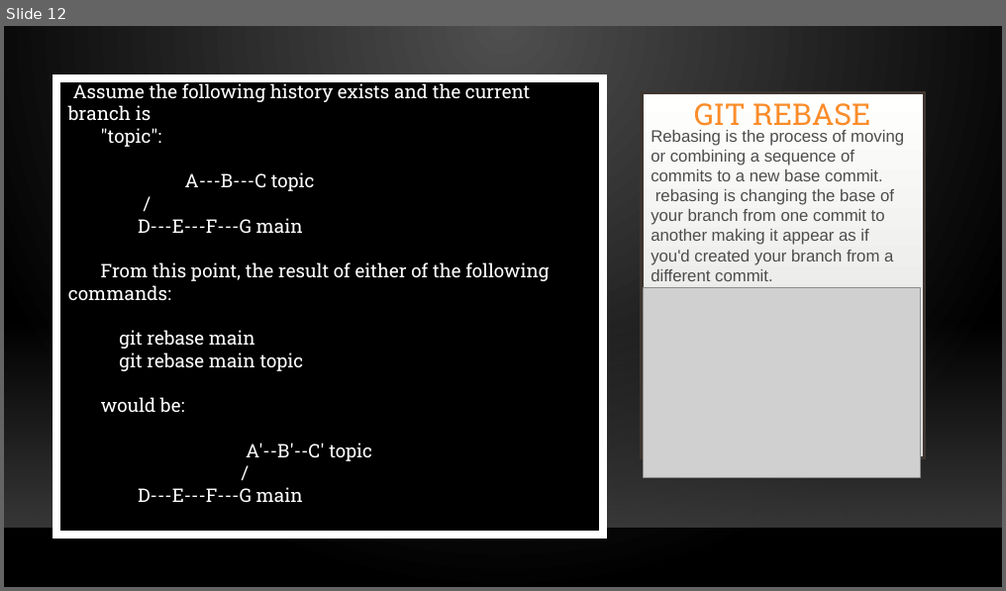
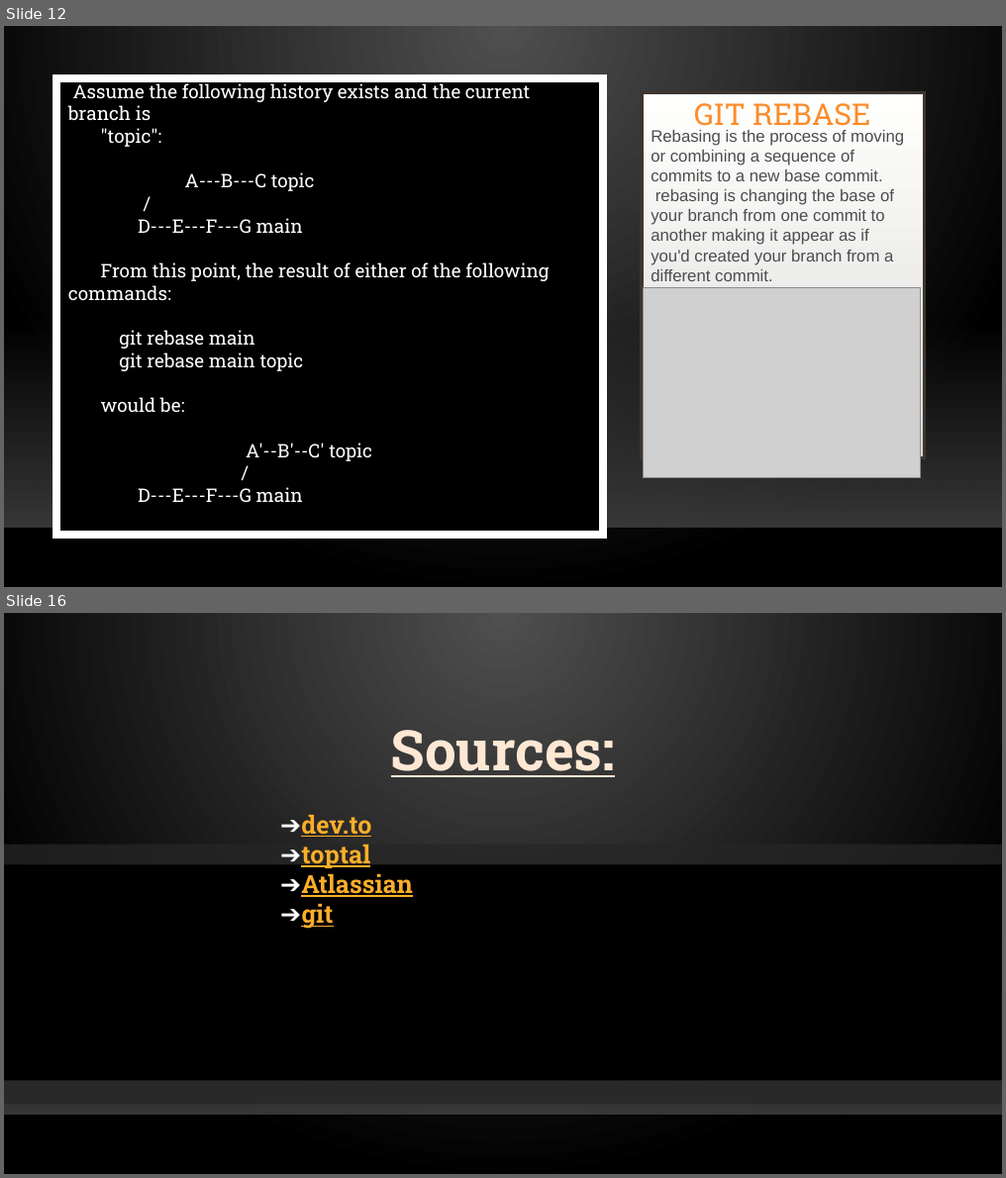
Before and after one commit to gwydion67/KOSS-presentation, a slide deck: New Git Concepts.pptx. Shown one above the other, each under a label of ours: slide 12 before the commit, slides 12 and 16 after it; the slides between them are not shown. The pictures are 1006x591 and 1006x1178 pixels, drawn with LibreOffice and Linux fonts; fonts in the diff are those of the drawing; grey boxes stand for pictures; background and template pictures are left out. Boxes give left, top, right and bottom in pixels: in the first picture for what was removed or moved away, otherwise in the second. Text is boxed around its words. In the diff, an @@ line names an element or a change of style, - is before the commit and + after.

```diff
--- a/New Git Concepts.pptx
+++ b/New Git Concepts.pptx
@@ slide 16 added at box(4, 613, 1002, 1174), background gradient #505050 to #000000; not listed: 2 template elements that a slide beside it also shows @@
@@ text added at box(391, 730, 616, 777), 54 pt, text pattern #FB8C29 on #FEE8D4, bold, underline @@
+Sources:
@@ text added at box(280, 815, 413, 929), 24 pt, text #FBAE29, bold, underline @@
+➔dev.to
+➔toptal
+➔Atlassian
+➔git
@@ rectangle added at box(4, 845, 1002, 1105), fill #262626 at 75% opacity @@
@@ rectangle added at box(4, 864, 1002, 1081), fill #000000 @@
```
Also in this commit, not shown: 2 slides changed, 1 other slide added, 4 slides removed.
